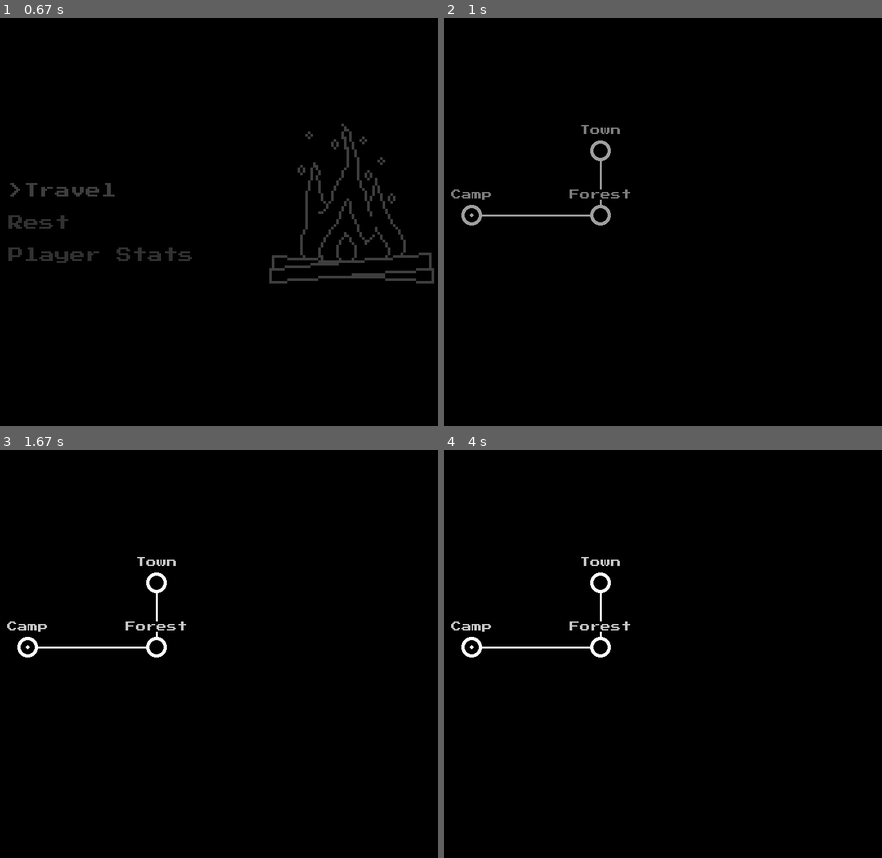
Above: before the commit, frames 1-4 (two rows, left to right).
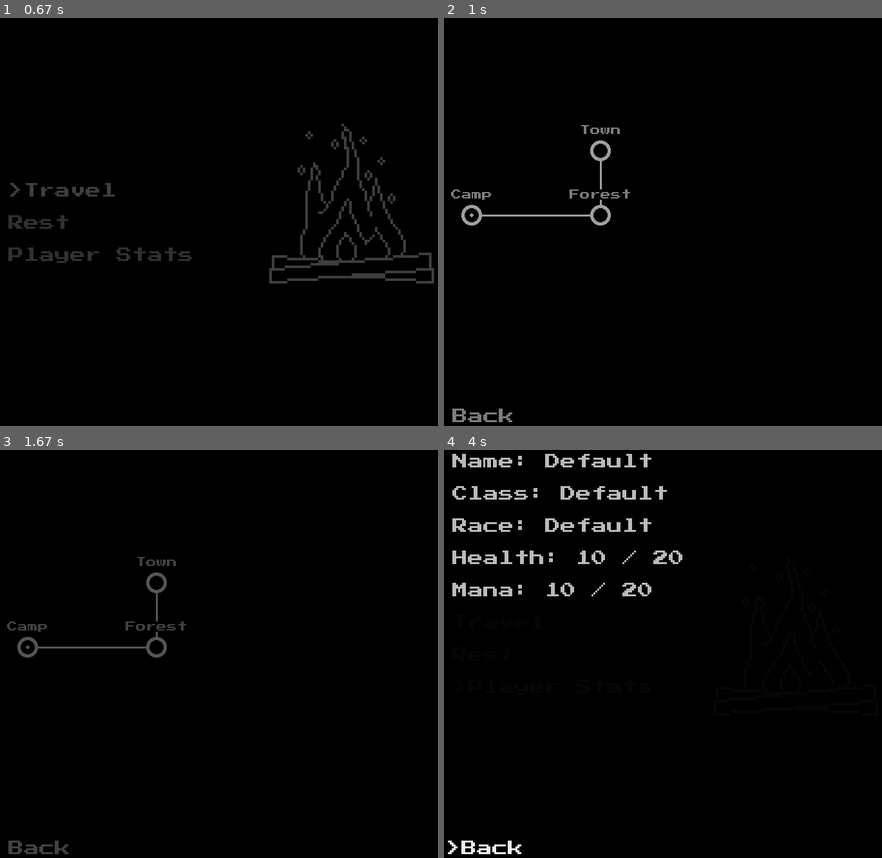
Above: after the commit, the same moments.

Repository: Cyborger/PygameTextRPG
Game: pygame game, started from launcher.py
The game is run twice, just before and just after one commit, with the same random seed, the same clock (stepped at 60 frames per second) and the same inputs.
Inputs (mouse positions are in pixels of both pictures, inside the frame that each line leads up to):
- Up to frame 1 (0.67 s): press the mouse at (52, 189) at 0.37 s; move the mouse to (157, 254) at 0.47 s; release the mouse at (267, 315) at 0.6 s
- Up to frame 2 (1 s): hold Esc from 0.67 s (still down); hold Up from 0.67 s (still down); move the mouse to (527, 148) at 0.7 s
- Up to frame 3 (1.67 s): release Esc at 1.13 s; release Up at 1.13 s
- Up to frame 4 (4 s): hold Left 2.32-2.85 s; move the mouse to (645, 764) at 2.35 s; hold Esc 2.88-3.18 s; hold Down 2.88-3.18 s; press the mouse at (544, 686) at 3.25 s; move the mouse to (527, 645) at 3.35 s; release the mouse at (509, 605) at 3.48 s

Frame 1 is identical in both runs. In frame 2, 0.2% of the frame differs, in the area x 1-16%, y 95-100%; in frame 3, 1.0%; in frame 4, 3.6%, in the area x 0-55%, y 0-100%.

Commit message:
Working on messages

Diff:
--- a/core/display.py
+++ b/core/display.py
@@ -26,8 +26,8 @@
         self.fade(interval, invert=False)
 
     def fade(self, interval, invert=True):
+        currentDisplay = self.display.copy()
         fadingSurface = pygame.Surface((self.width, self.height))
-        currentDisplay = self.display.copy()
         startTime = pygame.time.get_ticks()
         intervalMS = interval * 1000.0
         timePassed = 0.0
--- a/core/game.py
+++ b/core/game.py
@@ -1,5 +1,6 @@
 import pygame
 from core.display import Display
+from core.message import Message
 from states.titleMenuState import TitleMenuState
 from states.characterCreationState import CharacterCreationState
 from states.locationState import LocationState
@@ -51,6 +52,10 @@
         self.currentState.currentMenu.render()
         self.display.fadeIn(timeToFade / 2.0)
 
+    def createMessage(self, messages):
+        newMessage = Message(messages, self.currentState)
+        self.currentState.currentMenu = newMessage
+
     def exit(self):
         self.display.fadeOut(1.0)
 
--- a/core/gui/inputField.py
+++ b/core/gui/inputField.py
@@ -59,6 +59,13 @@
         promptY = self.inputLabel.rect.y
         self.image.blit(self.promptImage, (promptX, promptY))
 
+    def checkForClick(self, menuNavigationHandler):
+        if self.hovered:
+            menuNavigationHandler.currentTextField = self
+            self.selected()
+        else:
+            self.unselected()
+
     def selected(self):
         self.showPrompt = True
         self.renderInput()
--- a/core/gui/multilineLabel.py
+++ b/core/gui/multilineLabel.py
@@ -21,6 +21,8 @@
             lineImage = self.font.render(line, True, (200, 200, 200))
             image.blit(lineImage, (0, y))
             y += lineHeight
+        image.set_colorkey((0, 0, 0))
+        image = image.subsurface(image.get_bounding_rect())
         return image
 
 
--- a/core/menu.py
+++ b/core/menu.py
@@ -50,3 +50,6 @@
 
     def getParent(self):
         return self.parentState
+
+    def goBack(self):
+        pass
--- a/core/menuNavigationHandler.py
+++ b/core/menuNavigationHandler.py
@@ -23,14 +23,14 @@
                 if self.currentTextField is not None:
                     self.handleTextFieldInputEvent(event)
                 else:
-                    self.handleButtonNavigationEvent(event)
+                    self.handleMenuNavigationEvent(event)
 
     def handleMouseEvents(self, events):
         for event in events:
             if event.type == pygame.MOUSEMOTION:
                 self.updateButtons(event.pos)
             elif event.type == pygame.MOUSEBUTTONDOWN:
-                self.checkForButtonClick()
+                self.handleMouseClick()
 
     def updateButtons(self, mousePosition):
         for button in self.menu.buttons:
@@ -38,16 +38,14 @@
             if button.isHovering(mousePosition):
                 self.buttonSelection = self.menu.buttons.index(button)
 
-    def checkForButtonClick(self):
+    def handleMouseClick(self):
         if self.currentTextField is not None:
-            self.currentTextField.unselected()
             self.currentTextField = None
         for button in self.menu.buttons:
-            if button.hovered:
-                button.click(*button.funcArgs)
-                if isinstance(button, InputField):
-                    self.currentTextField = button
-                    self.currentTextField.selected()
+            if isinstance(button, InputField):
+                button.checkForClick(self)
+            else:
+                button.checkForClick()
 
     def handleTextFieldInputEvent(self, event):
         if event.key == pygame.K_RETURN or event.key == pygame.K_ESCAPE:
@@ -58,8 +56,10 @@
         else:
             self.currentTextField.addInput(event.unicode)
 
-    def handleButtonNavigationEvent(self, event):
-        if event.key == pygame.K_w or event.key == pygame.K_UP:
+    def handleMenuNavigationEvent(self, event):
+        if event.key == pygame.K_ESCAPE:
+            self.menu.goBack()
+        elif event.key == pygame.K_w or event.key == pygame.K_UP:
             self.buttonSelection = max(self.buttonSelection - 1, 0)
             self.updateButtonFocus()
         elif event.key == pygame.K_s or event.key == pygame.K_DOWN:
@@ -69,8 +69,6 @@
         elif event.key == pygame.K_RETURN:
             selectedButton = self.menu.buttons[self.buttonSelection]
             selectedButton.checkForClick()
-            if isinstance(selectedButton, InputField):
-                self.currentTextField = selectedButton
 
     def updateButtonFocus(self):
         for i in range(len(self.menu.buttons)):
--- /dev/null
+++ b/core/message.py
@@ -0,0 +1,42 @@
+from core.menu import Menu
+from core.gui.multilineLabel import MultilineLabel
+
+
+class Message(Menu):
+    def __init__(self, messages, currentState):
+        super().__init__("message", currentState)
+        self.stateToReturnTo = currentState.currentMenu
+        self.messages = messages
+        self.page = 0
+        self.generateText()
+        self.generateButtons()
+
+    def generateText(self):
+        # Generate label from current message
+        self.labels[:] = []
+        newLabel = MultilineLabel(self.messages[self.page], 0, 200,
+                                      600)
+        newLabel.rect.centerx = 350
+        self.addLabels(newLabel)
+
+
+    def generateButtons(self):
+        # If there are next or previous messages, add arrows to navigate
+        self.buttons[:] = []
+
+    def nextMessage(self):
+        # if self.page = 0, then size = 1
+        self.page += 1
+        if self.page > len(self.messages) - 1:
+            self.messageEnded()
+        else:
+            self.generateText()
+            self.generateButtons()
+
+    def previousMessage(self):
+        self.page = max(self.page - 1, 0)
+        self.generateText()
+        self.generateButtons()
+
+    def messageEnded(self):
+        self.parentState.changeMenu(self.stateToReturnTo)
--- a/core/state.py
+++ b/core/state.py
@@ -26,9 +26,6 @@
     def getRoot(self):
         return self.game
 
-    def resetCurrentMenu(self):
-        self.currentMenu.__init__(self)
-
 
 class MenuNotFoundException(Exception):
     def __init__(self, menuName):
--- a/menus/travelMenu.py
+++ b/menus/travelMenu.py
@@ -3,6 +3,7 @@
 from core.gui.surface import Surface
 from core.gui.imageButton import ImageButton
 from core.gui.label import Label
+from core.gui.labelButton import LabelButton
 from core.menuNavigationHandler import MenuNavigationHandler
 
 
@@ -53,7 +54,6 @@
                 self.addButtons(button)
             elif self.getParent().currentLocation.locationIsAdjacent(location):
                 # Can select because it is adjacent to current
-                print("adjacent location")
                 button = ImageButton(buttonImage, buttonImageHovered, x, y,
                     self.locationChosen, location)
                 self.addButtons(button)
@@ -62,6 +62,7 @@
                 button = ImageButton(buttonImage, buttonImage, x, y,
                     self.locationChosen, location)
                 self.addButtons(button)
+        self.addButtons(LabelButton("Back", 20, 650, self.goBack))
 
     def createLabels(self):
         self.labels[:] = []
@@ -80,7 +81,11 @@
         isAdjacent = currentLocation.locationIsAdjacent(location)
         if (location is not currentLocation) and isAdjacent:
             self.getParent().currentLocation = location
-            self.getRoot().fadeMenuChange("mainLocationMenu")
+            self.getRoot().changeMenu("mainLocationMenu")
+            self.getRoot().createMessage(["You have arrived"])
+
+    def goBack(self):
+        self.getRoot().fadeMenuChange("mainLocationMenu")
 
 
 class MapNavigationHandler(MenuNavigationHandler):
@@ -93,9 +98,10 @@
         self.updateButtonFocus()
 
     def handleButtonNavigationEvent(self, event):
-        print(self.currentLocation.name)
         if event.key == pygame.K_RETURN:
             self.menu.buttons[self.buttonSelection].checkForClick()
+        elif event.key == pygame.K_ESCAPE:
+            self.menu.goBack()
         elif event.key == pygame.K_w or event.key == pygame.K_UP:
             self.selectLocation("North")
         elif event.key == pygame.K_d or event.key == pygame.K_RIGHT:
